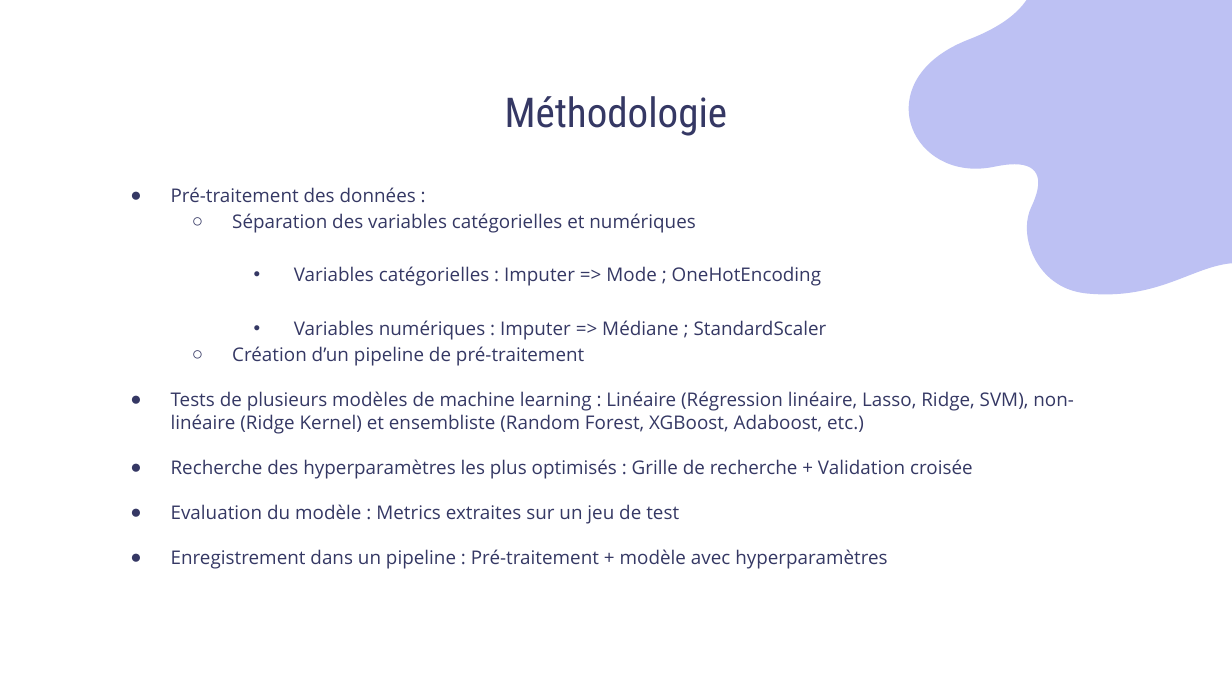
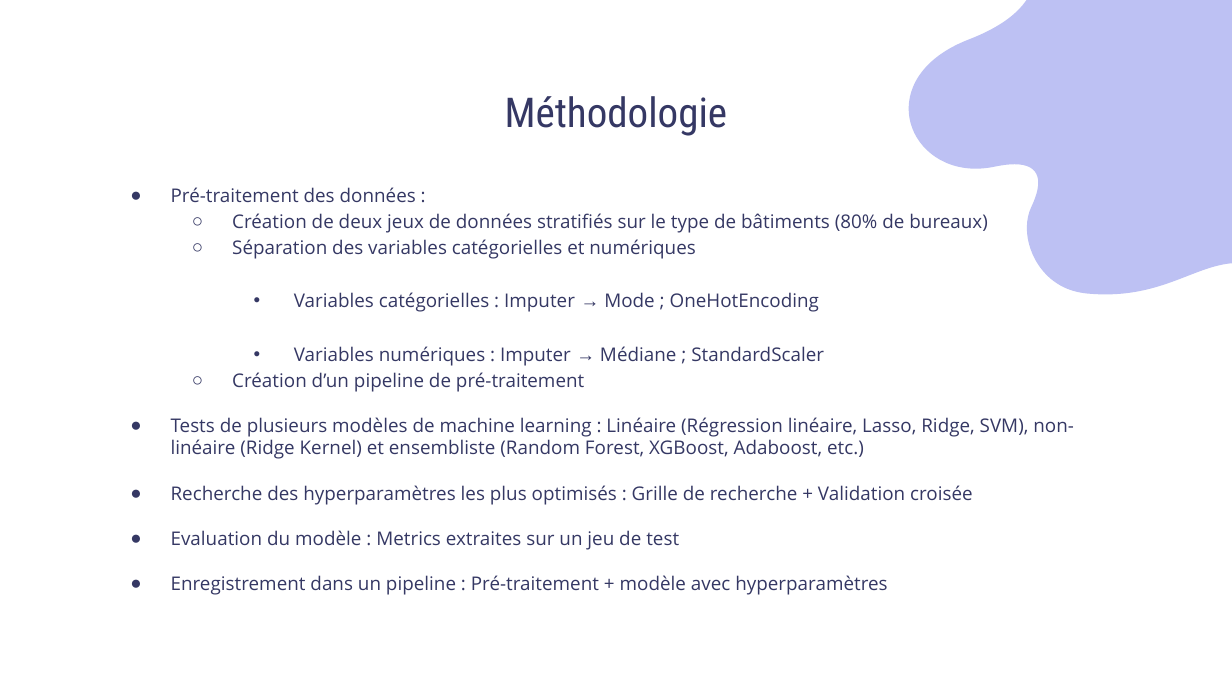
Before and after one commit to Sylvariane/Anticipez_les_besoins_en_electricite, a slide deck: slide 17 of Pélec_03_presentation.pptx. Drawn at 1232x693 pixels with LibreOffice and Linux fonts; fonts in the diff are those of the drawing. Boxes give left, top, right and bottom in pixels: in the first picture for what was removed or moved away, otherwise in the second. Text is boxed around its words. In the diff, an @@ line names an element or a change of style, - is before the commit and + after.

```diff
--- a/Pélec_03_presentation.pptx
+++ b/Pélec_03_presentation.pptx
@@ text at [232, 213, 988, 233]: paragraph added @@
+  ○ Création de deux jeux de données stratifiés sur le type de bâtiments (80% de bureaux)
@@ text at [294, 292, 824, 366]: text changed @@
-    • Variables catégorielles : Imputer => Mode ; OneHotEncoding
-    • Variables numériques : Imputer => Médiane ; StandardScaler
+    • Variables catégorielles : Imputer → Mode ; OneHotEncoding
+    • Variables numériques : Imputer → Médiane ; StandardScaler
```
Also in this commit, not shown: 12 other slides changed, 7 slides added, 1 slide removed, 2 other files.
